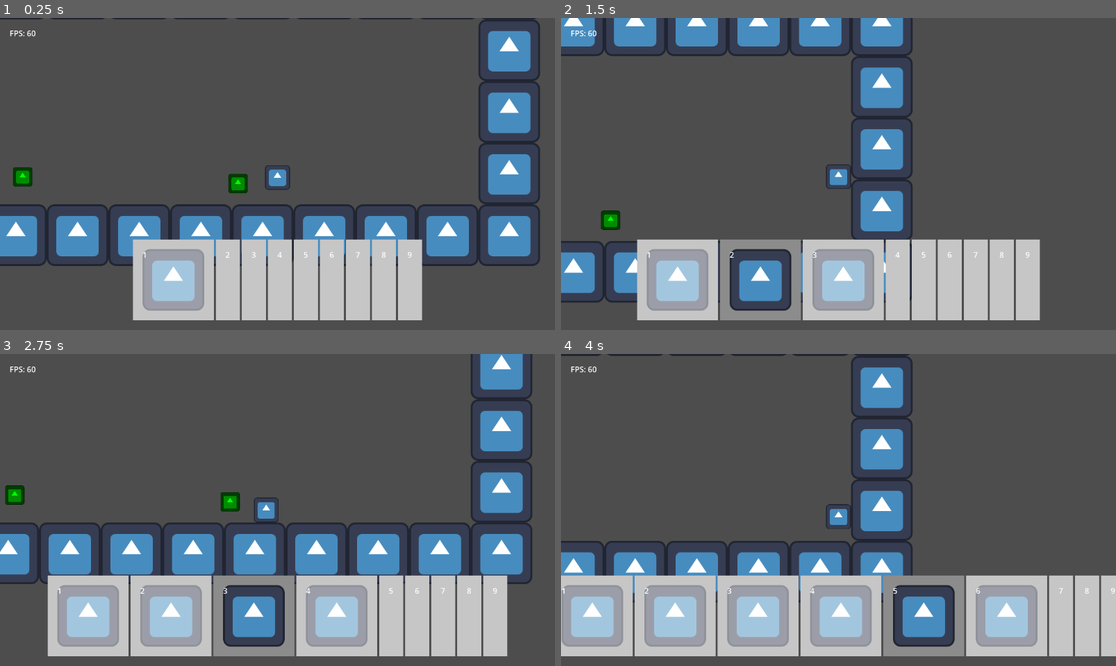
Above: before the commit, frames 1-4 (two rows, left to right).
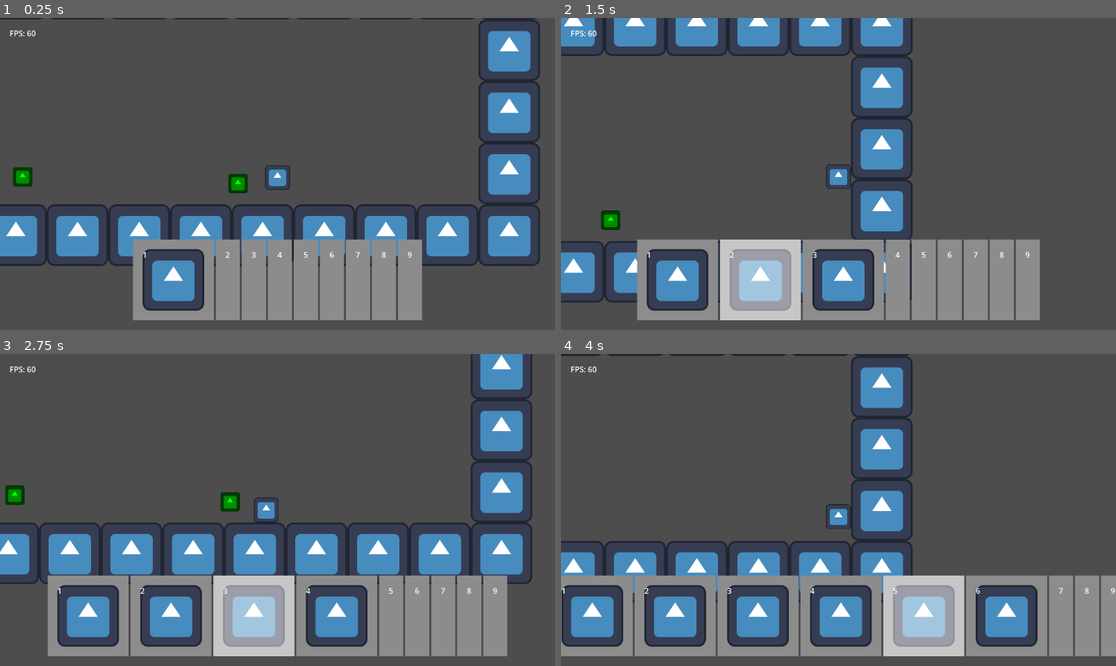
Above: after the commit, the same moments.

Repository: TheHumanMRP/RPG-Life-Tracker
Game: Godot game, scene res://Folders/Systems/Main/Scenes/main_scene.tscn
Two runs of this game, one before a commit and one after it. Both use one fixed random seed, a clock stepped at 60 frames per second and the inputs below. The engine's default icon, where the game draws it, is replaced by a stand-in: a white triangle on a blue panel in a dark square.
Inputs (mouse positions are in pixels of both pictures, inside the frame that each line leads up to):
- Up to frame 1 (0.25 s): no input
- Up to frame 2 (1.5 s): move the mouse to (733, 280) at 0.52 s; hold D (move_right) from 0.53 s (still down); tap I (add_test_sword) at 0.6, 1.35 s; click (733, 280) at 0.67 s; tap Space (jump) at 0.77 s; move the mouse to (788, 280) at 1.27 s; click (788, 280) at 1.42 s
- Up to frame 3 (2.75 s): tap Space (jump) at 1.52 s; move the mouse to (283, 616) at 2.02 s; release D (move_right) at 2.03 s; hold A (move_left) from 2.03 s (still down); tap I (add_test_sword) at 2.1 s; click (283, 616) at 2.17 s
- Up to frame 4 (4 s): move the mouse to (899, 616) at 2.77 s; release A (move_left) at 2.78 s; hold D (move_right) from 2.78 s (still down); tap I (add_test_sword) at 2.85, 3.6 s; click (899, 616) at 2.92 s; tap Space (jump) at 3.02, 3.77 s; move the mouse to (949, 616) at 3.52 s; click (949, 616) at 3.67 s

The runs differ from the first frame. In frame 1, 13% of the frame differs, in the area x 23-77%, y 71-97%; in frame 2, 18%; in frame 3, 20%; in frame 4, 25%, in the area x 0-100%, y 71-97%.

Commit message:
Auto commit at 2026-07-05 22:16:30

Diff:
--- a/Folders/Systems/Inventory_System/Scripts/hotbar_slot.gd
+++ b/Folders/Systems/Inventory_System/Scripts/hotbar_slot.gd
@@ -34,12 +34,12 @@
 	var selected_slot_index: int = Global.get_selected_hotbar_index()
 
 	if selected_slot_index != slot_index:
-		# Selected
-		selection_color_fade.color.a = 0.5
+		# Unselected
+		selection_color_fade.color.a = 0 # Fully transparent
 		return
 
-	# Unselected
-	selection_color_fade.color.a = 0
+	# Selected
+	selection_color_fade.color.a = 0.5 # 50% Visible
 
 
 func assaign_item() -> void:
